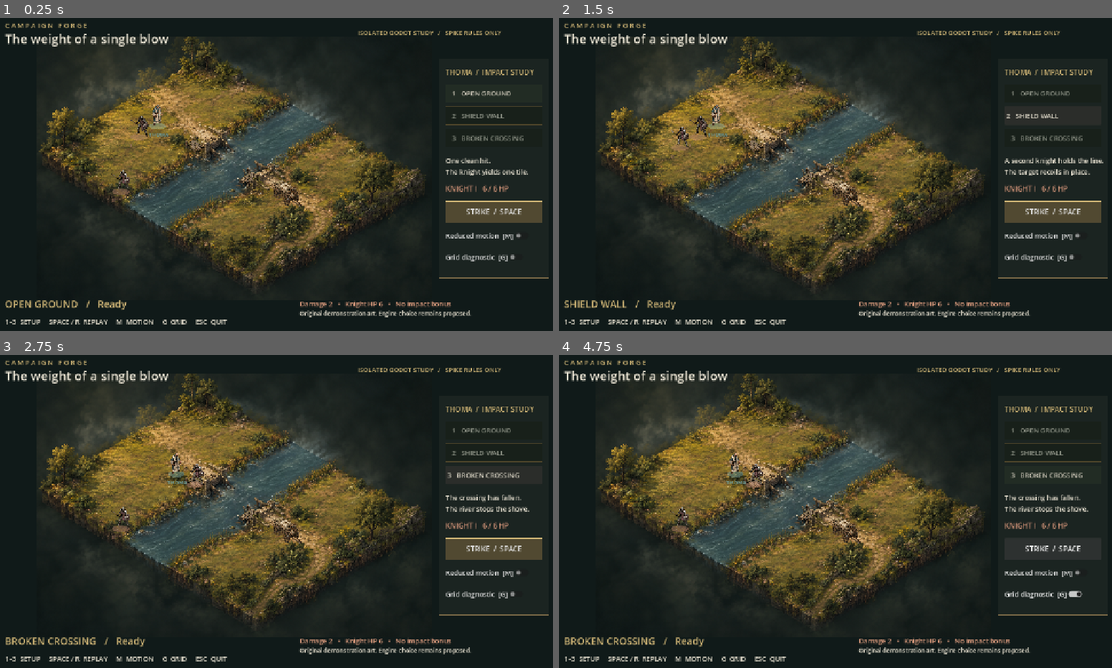
Above: before the commit, frames 1-4 (two rows, left to right).
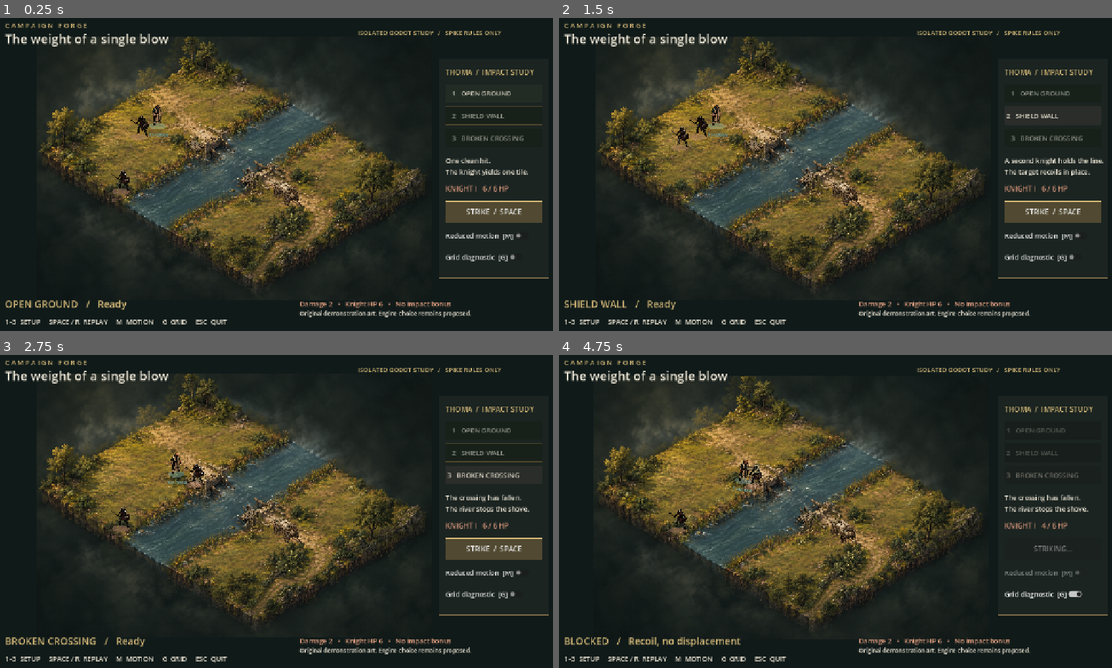
Above: after the commit, the same moments.

Repository: Gavin0099/campaign-forge
Game: Godot game, scene res://scenes/Skirmish.tscn
The game is run twice, just before and just after one commit, with the same random seed, the same clock (stepped at 60 frames per second) and the same inputs.
Inputs:
- Up to frame 1 (0.25 s): no input
- Up to frame 2 (1.5 s): click "1 OPEN GROUND" at 0.5 s; click "2 SHIELD WALL" at 1.25 s
- Up to frame 3 (2.75 s): click "3 BROKEN CROSSING" at 2 s
- Up to frame 4 (4.75 s): click "STRIKE / SPACE" at 2.75 s; click "Grid diagnostic [G]" at 3.5 s; click "STRIKE / SPACE" (after the commit: "REPLAY / SPACE") at 4.25 s

The runs differ from the first frame. In frame 1, 0.2% of the frame differs, in the area x 20-30%, y 27-56%; in frame 2, 0.2%; in frame 3, 0.2%; in frame 4, 12%, in the area x 2-99%, y 5-94%.

Commit message:
feat(godot): step 4 timed impact playback and reduced motion

Diff:
--- /dev/null
+++ b/godot-spike/audio/impact_synth.gd
@@ -0,0 +1,21 @@
+extends RefCounted
+## Original deterministic mono PCM synthesis. No external audio or packages.
+static func make_hit() -> AudioStreamWAV:
+	const RATE = 22050
+	const LENGTH = 0.24
+	var bytes := PackedByteArray()
+	bytes.resize(int(RATE * LENGTH) * 2)
+	var rng := RandomNumberGenerator.new()
+	rng.seed = 90117
+	for i in range(bytes.size() / 2):
+		var t := float(i) / RATE
+		var body := sin(TAU * (105.0 * t - 90.0 * t * t)) * exp(-t * 24.0)
+		var crack := rng.randf_range(-1, 1) * exp(-t * 82.0)
+		var metal := sin(TAU * 1430.0 * t) * exp(-t * 38.0)
+		var sample := clampf((body * 0.58 + crack * 0.31 + metal * 0.11) * 0.78, -1, 1)
+		bytes.encode_s16(i * 2, int(sample * 32767))
+	var stream := AudioStreamWAV.new()
+	stream.format = AudioStreamWAV.FORMAT_16_BITS
+	stream.mix_rate = RATE
+	stream.data = bytes
+	return stream
--- a/godot-spike/scripts/skirmish.gd
+++ b/godot-spike/scripts/skirmish.gd
@@ -1,4 +1,7 @@
 extends Node2D
+
+signal phase_changed(phase: String)
+signal attack_finished(elapsed: float)
 
 const Rules = preload("res://scripts/rules/grid_rules.gd")
 const BONE = Color("eee7d6")
@@ -29,6 +32,13 @@
 var setup_buttons: Array[Button] = []
 var motion_button: CheckButton
 var grid_button: CheckButton
+var sound: AudioStreamPlayer
+var shake_left := 0.0
+var shake_strength := 0.0
+var shake_phase := 0.0
+var last_elapsed := 0.0
+var last_events: Array = []
+var phase := "ready"
 
 func project(x: float, y: float) -> Vector2:
 	return MAP_OFFSET + Vector2(550 + 44 * (x - y), 70 + 26 * (x + y)) * MAP_SCALE
@@ -65,16 +75,28 @@
 		bridge.flip_h = cell.x == 6
 	sprite(board, atlas("res://art/props.png", Rect2(1020, 290, 516, 510)), center(Vector2i(8, 4)) + Vector2(-34, -57) * MAP_SCALE, Vector2(68.8, 68) * MAP_SCALE)
 	build_hud()
+	sound = AudioStreamPlayer.new()
+	sound.stream = preload("res://audio/impact_synth.gd").make_hit()
+	sound.volume_db = -7
+	add_child(sound)
 	select_setup(0)
+	if "--smoke" in OS.get_cmdline_user_args():
+		for index in range(3):
+			select_setup(index)
+			await play_attack()
+		get_tree().quit()
 	if "--stage-capture" in OS.get_cmdline_user_args():
 		await get_tree().create_timer(0.3).timeout
 		await RenderingServer.frame_post_draw
 		get_viewport().get_texture().get_image().save_png("res://.godot/stage.png")
 		get_tree().quit()
 
-func _process(_delta: float) -> void:
+func _process(delta: float) -> void:
 	for actor in actors.values():
 		actor.z_index = int(actor.position.y)
+	shake_left = maxf(0, shake_left - delta)
+	shake_phase += delta * 110.0
+	camera.offset = Vector2(sin(shake_phase), cos(shake_phase * 1.3)) * shake_strength * (shake_left / 0.2) if shake_left > 0 and not reduced_motion else Vector2.ZERO
 	queue_redraw()
 
 func _draw() -> void:
@@ -176,6 +198,9 @@
 		var width := height * region.size.x / region.size.y
 		var body := sprite(actor, atlas("res://art/l03-party-v1.png" if ally else "res://art/l03-enemies-v1.png", region), Vector2(-width/2, -height), Vector2(width, height))
 		body.name = "Body"
+		var flash_material := ShaderMaterial.new()
+		flash_material.shader = preload("res://shaders/hit_flash.gdshader")
+		body.material = flash_material
 		var ring := Polygon2D.new()
 		var points := PackedVector2Array()
 		for j in range(24):
@@ -193,8 +218,131 @@
 		setup_buttons[i].modulate = BONE if i == index else Color("a4a99b")
 
 func play_attack() -> void:
-	# Event-driven attack playback is introduced in step 4.
-	pass
+	if busy:
+		return
+	# Every replay starts from clean spike state. The pure result is resolved once.
+	select_setup(setup_index)
+	var result: Dictionary = Rules.attack(units, "thoma", "knight-1")
+	if not result.ok:
+		status_label.text = result.reason
+		return
+	set_busy(true)
+	last_events = result.events
+	var started := Time.get_ticks_usec()
+	var attacker: Node2D = actors[result.events[0].unit]
+	var target: Node2D = actors[result.events[0].target]
+	var start := attacker.position
+	var target_start := target.position
+	var direction := (target_start - start).normalized()
+	var target_material: ShaderMaterial = target.get_node("Body").material
+	set_phase("windup", "Thoma braces for the strike")
+	var windup := create_tween().set_parallel(true)
+	windup.tween_property(attacker, "position", start - direction * (0 if reduced_motion else 9), 0.18).set_trans(Tween.TRANS_QUAD).set_ease(Tween.EASE_IN)
+	windup.tween_property(attacker, "rotation", 0.0 if reduced_motion else -direction.x * 0.12, 0.18)
+	await windup.finished
+	set_phase("lunge", "Closing the distance")
+	var lunge := create_tween().set_parallel(true)
+	lunge.tween_property(attacker, "position", start + direction * (0 if reduced_motion else 25), 0.085).set_trans(Tween.TRANS_CUBIC).set_ease(Tween.EASE_IN)
+	lunge.tween_property(attacker, "rotation", 0.0 if reduced_motion else direction.x * 0.18, 0.085)
+	await lunge.finished
+	# Damage is presented at contact, before the knockback event is played.
+	var damage: Dictionary = result.events[1]
+	hp_label.text = "KNIGHT I   %d / 6 HP" % damage.hp_after
+	target_material.set_shader_parameter("flash", 0.0 if reduced_motion else 1.0)
+	sound.play()
+	var contact := target_start + Vector2(0, -25)
+	if not reduced_motion:
+		emit_particles(contact, false)
+	set_phase("contact", "CONTACT   /   −%d HP" % damage.amount)
+	# Local hitstop: no actor tween is active during this real-time 80 ms hold.
+	# Engine.time_scale stays 1; HUD, audio and particles remain responsive.
+	await get_tree().create_timer(0.08, true, false, true).timeout
+	if not reduced_motion:
+		shake(3.4)
+		create_tween().tween_method(func(value: float): target_material.set_shader_parameter("flash", value), 1.0, 0.0, 0.035)
+	show_damage(contact, damage.amount)
+	var displacement: Dictionary = result.events[2]
+	var reaction := create_tween()
+	if displacement.type == "knockback":
+		set_phase("knockback", "The knight gives ground   /   1 tile")
+		reaction.tween_property(target, "position", center(displacement.to), 0.03 if reduced_motion else 0.22).set_trans(Tween.TRANS_CUBIC).set_ease(Tween.EASE_OUT)
+	else:
+		set_phase("blocked", "BLOCKED   /   %s holds the line" % ("Knight II" if displacement.blocker == "unit" else "Broken crossing"))
+		# Six pixels is < 1/4 tile step: feet never reach the blocker boundary.
+		reaction.tween_property(target, "position", target_start + direction * (0 if reduced_motion else 6), 0.015 if reduced_motion else 0.06).set_trans(Tween.TRANS_QUAD).set_ease(Tween.EASE_OUT)
+		await reaction.finished
+		if not reduced_motion:
+			shake(5.0)
+			emit_particles(target_start + direction * 12, true)
+		set_phase("blocked_recoil", "BLOCKED   /   Recoil, no displacement")
+		reaction = create_tween()
+		reaction.tween_property(target, "position", target_start, 0.015 if reduced_motion else 0.16).set_trans(Tween.TRANS_BACK).set_ease(Tween.EASE_OUT)
+	await reaction.finished
+	set_phase("settled", "−2 HP   /   " + ("Knocked back one tile" if displacement.type == "knockback" else "Knockback blocked"))
+	var recovery := create_tween().set_parallel(true)
+	recovery.tween_property(attacker, "position", start, 0.18).set_trans(Tween.TRANS_QUAD).set_ease(Tween.EASE_OUT)
+	recovery.tween_property(attacker, "rotation", 0.0, 0.18)
+	await recovery.finished
+	await get_tree().create_timer(0.22).timeout
+	units = result.units
+	target_material.set_shader_parameter("flash", 0.0)
+	camera.offset = Vector2.ZERO
+	last_elapsed = (Time.get_ticks_usec() - started) / 1000000.0
+	set_busy(false)
+	set_phase("ready", "%s   /   %.3f s   /   Space to replay" % [SETUP_NAMES[setup_index], last_elapsed])
+	print("SEQUENCE setup=%d reduced=%s elapsed_wall_s=%.4f limit=1.700 hp=%d cell=%s" % [setup_index+1, reduced_motion, last_elapsed, units[1].hp, units[1].cell])
+	attack_finished.emit(last_elapsed)
+
+func set_busy(value: bool) -> void:
+	busy = value
+	action_button.disabled = value
+	motion_button.disabled = value
+	for button in setup_buttons:
+		button.disabled = value
+	action_button.text = "STRIKING…" if value else "REPLAY  /  SPACE"
+
+func set_phase(value: String, text: String) -> void:
+	phase = value
+	status_label.text = text
+	phase_changed.emit(value)
+
+func shake(strength: float) -> void:
+	shake_strength = strength
+	shake_left = 0.2
+	shake_phase = 0
+
+func show_damage(at: Vector2, amount: int) -> void:
+	var number := label_at(self, "−%d" % amount, at + Vector2(-12, -25), 27, BRASS)
+	number.z_index = 1000
+	number.add_theme_constant_override("outline_size", 7)
+	var tween := create_tween().set_parallel(true)
+	tween.tween_property(number, "position:y", number.position.y - (0 if reduced_motion else 30), 0.52).set_trans(Tween.TRANS_QUAD).set_ease(Tween.EASE_OUT)
+	tween.tween_property(number, "modulate:a", 0.0, 0.20).set_delay(0.32)
+	tween.chain().tween_callback(number.queue_free)
+
+func emit_particles(at: Vector2, dust: bool) -> void:
+	var particles := CPUParticles2D.new()
+	particles.position = at
+	particles.z_index = 900
+	particles.amount = 18 if dust else 24
+	particles.lifetime = 0.30
+	particles.one_shot = true
+	particles.explosiveness = 1
+	particles.direction = Vector2(0, -1)
+	particles.spread = 100
+	particles.gravity = Vector2(0, 150)
+	particles.initial_velocity_min = 25 if dust else 55
+	particles.initial_velocity_max = 55 if dust else 125
+	particles.scale_amount_min = 1.4 if dust else 0.6
+	particles.scale_amount_max = 2.8 if dust else 1.5
+	particles.color = Color("aa956e") if dust else Color("f3dca0")
+	var gradient := Gradient.new()
+	gradient.set_color(0, particles.color)
+	gradient.set_color(1, Color(particles.color, 0))
+	particles.color_ramp = gradient
+	add_child(particles)
+	particles.finished.connect(particles.queue_free)
+	particles.emitting = true
 
 func _unhandled_key_input(event: InputEvent) -> void:
 	if not event is InputEventKey or not event.pressed or event.echo:
--- /dev/null
+++ b/godot-spike/shaders/hit_flash.gdshader
@@ -0,0 +1,6 @@
+shader_type canvas_item;
+uniform float flash : hint_range(0.0, 1.0) = 0.0;
+void fragment() {
+	vec4 source = texture(TEXTURE, UV) * COLOR;
+	COLOR = vec4(mix(source.rgb, vec3(1.0), flash), source.a);
+}
Not shown, added: godot-spike/audio/impact_synth.gd.uid
Not shown, added: godot-spike/shaders/hit_flash.gdshader.uid
Not shown, added: godot-spike/audio/SOURCES.md
